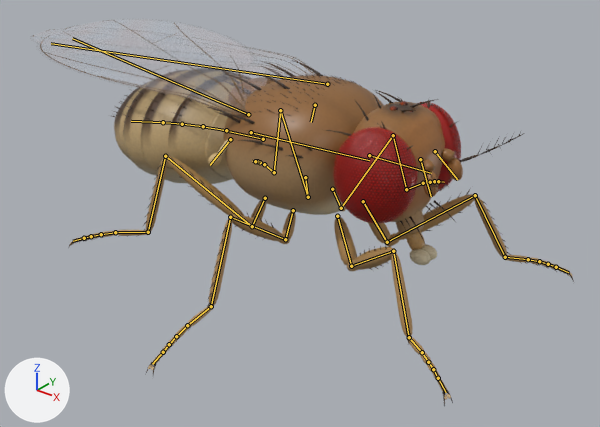
The Blender file body/초파리.blend: old version first, new version second.
Rendered twice from a 50 mm camera at (3.14, -3.68, 2.56) aimed at (0.15, 0.06, 0.24). Every picture has the same lights, and +X, +Y and +Z are marked at lower left. The first picture is the older version. The bones that bend it are drawn over the model as lines.

In view in the first picture: '초파리'.
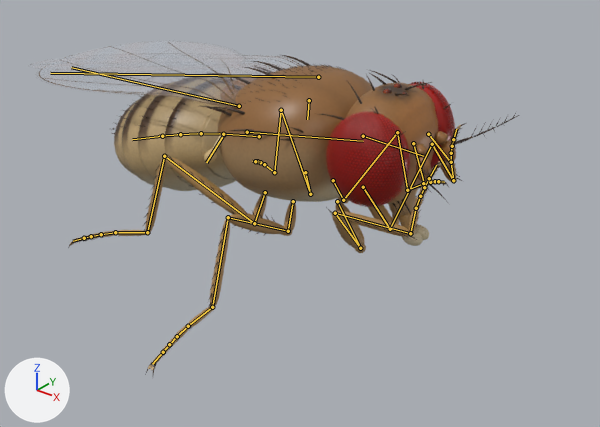
The newer file adds an action. The first version stands in its rest pose; the second is drawn at frame 48 of the action 'Idle_Groom'.

What differs and where, as boxes [x1, y1, x2, y2] in the pictures (600 x 427 px):
'초파리', posed (10% narrower, 14% shorter)
    before: [32, 20, 574, 407]
    after: [31, 42, 519, 375]
bone 'Thorax', root to tip
    before: (251, 132) to (369, 160)
    after: (247, 132) to (363, 141)
bone 'Head', root to tip
    before: (369, 155) to (431, 173)
    after: (363, 136) to (423, 156)
bone 'LFCoxa', root to tip
    before: (363, 201) to (387, 242)
    after: (363, 187) to (390, 229)
bone 'LFFemur', root to tip
    before: (387, 242) to (475, 195)
    after: (390, 229) to (432, 144)
bone 'LFTibia', root to tip
    before: (475, 195) to (505, 257)
    after: (432, 144) to (453, 180)
bone 'LFTarsus1', root to tip
    before: (505, 257) to (528, 259)
    after: (453, 180) to (451, 162)
bone 'LMFemur', root to tip
    before: (341, 208) to (393, 135)
    after: (343, 200) to (397, 132)
bone 'LMTibia', root to tip
    before: (393, 135) to (406, 189)
    after: (397, 132) to (407, 190)
bone 'LMTarsus1', root to tip
    before: (406, 189) to (423, 183)
    after: (407, 190) to (423, 183)
bone 'LHFemur', root to tip
    before: (308, 197) to (280, 110)
    after: (310, 194) to (281, 110)
bone 'RFCoxa', root to tip
    before: (337, 216) to (351, 266)
    after: (337, 201) to (360, 248)
bone 'RFFemur', root to tip
    before: (351, 266) to (393, 251)
    after: (360, 248) to (335, 213)
bone 'RFTibia', root to tip
    before: (393, 251) to (409, 337)
    after: (335, 213) to (410, 233)
bone 'RFTarsus1', root to tip
    before: (409, 337) to (422, 352)
    after: (410, 233) to (416, 208)
bone 'RMFemur', root to tip
    before: (285, 239) to (230, 217)
    after: (288, 231) to (228, 217)
bone 'RMTibia', root to tip
    before: (230, 217) to (211, 306)
    after: (228, 217) to (212, 307)
bone 'RMTarsus1', root to tip
    before: (211, 306) to (187, 325)
    after: (212, 307) to (188, 326)
bone 'RHFemur', root to tip
    before: (252, 226) to (165, 156)
    after: (254, 223) to (164, 156)

The change in detail:
Bone 'Thorax' (bone_thorax) moves from (0.0, 0.0, 0.0) to (0.0, -0.035, -0.001).
Bone 'Thorax' (bone_thorax) turns from (0, 0, 0) to (7, 0, 0) degrees about its own x, y and z.
Bone 'Head' (bone_head) turns from (0, 0, 0) to (-10, 3, -1) degrees about its own x, y and z.
Bone 'LFCoxa' (bone_lfcoxa) turns from (0, 0, 0) to (-1, 7, -6) degrees about its own x, y and z.
Bone 'LFFemur' (bone_lffemur) turns from (0, 0, 0) to (22, 3, 46) degrees about its own x, y and z.
Bone 'LFTibia' (bone_lftibia) turns from (0, 0, 0) to (-35, -1, -72) degrees about its own x, y and z.
Bone 'LFTarsus1' (bone_lftarsus1) turns from (0, 0, 0) to (22, 72, -45) degrees about its own x, y and z.
Bone 'LMFemur' (bone_lmfemur) turns from (0, 0, 0) to (-6, 6, -3) degrees about its own x, y and z.
Bone 'LMTibia' (bone_lmtibia) turns from (0, 0, 0) to (1, 1, 1) degrees about its own x, y and z.
Bone 'LMTarsus1' (bone_lmtarsus1) turns from (0, 0, 0) to (4, 0, 1) degrees about its own x, y and z.
Bone 'LHFemur' (bone_lhfemur) turns from (0, 0, 0) to (3, 3, -2) degrees about its own x, y and z.
Bone 'RFCoxa' (bone_rfcoxa) turns from (0, 0, 0) to (-1, -9, 8) degrees about its own x, y and z.
Bone 'RFFemur' (bone_rffemur) turns from (0, 0, 0) to (17, -7, -38) degrees about its own x, y and z.
Bone 'RFTibia' (bone_rftibia) turns from (0, 0, 0) to (-38, 4, 61) degrees about its own x, y and z.
Bone 'RFTarsus1' (bone_rftarsus1) turns from (0, 0, 0) to (78, -77, 4) degrees about its own x, y and z.
Bone 'RMFemur' (bone_rmfemur) turns from (0, 0, 0) to (-6, -6, 3) degrees about its own x, y and z.
Bone 'RMTibia' (bone_rmtibia) turns from (0, 0, 0) to (1, -1, -1) degrees about its own x, y and z.
Bone 'RMTarsus1' (bone_rmtarsus1) turns from (0, 0, 0) to (4, 0, -1) degrees about its own x, y and z.
Bone 'RHFemur' (bone_rhfemur) turns from (0, 0, 0) to (3, -3, 2) degrees about its own x, y and z.
